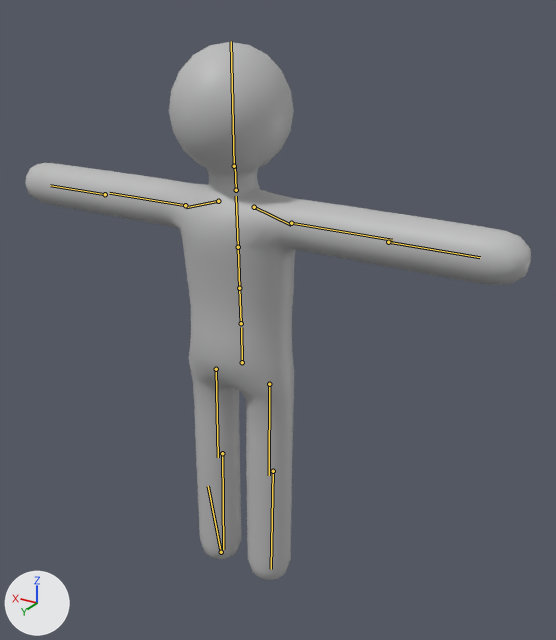
Before and after pictures for a commit that changed the FBX model Assets/Project/_chebuo/Models/human.fbx.
One viewpoint serves both versions: a camera (50 mm lens) standing at (-1.253, 1.867, 1.927) and looking at (-0.058, -0.126, 0.931). The axes (+X, +Y, +Z) are drawn at lower left. The lights are the same throughout. The first picture is the older version. The bones that change, and the others that lie on the model, are drawn over the model as lines.

Names of what the first picture shows: 'SM_StickMan'.
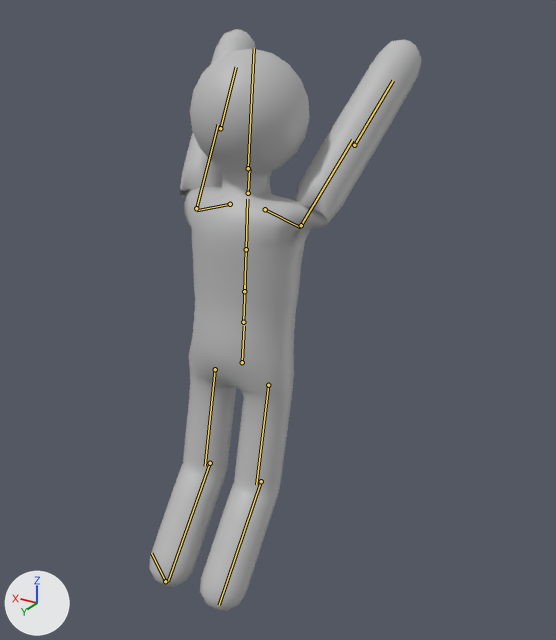
The newer file adds an action. The first version stands in its rest pose; the second is drawn at frame 1 of the action 'Armature|jump_idle'.

Pixel boxes (x1, y1, x2, y2) of what changed, in the pictures (556 x 640 px):
```json
{"object": "SM_StickMan", "change": "posed", "before": [26, 42, 531, 580], "after": [149, 29, 421, 611], "on screen": "46% narrower, 8% taller"}
{"bone": "Root", "before": "(242, 362) to (241, 327)", "after": "(242, 362) to (244, 326)"}
{"bone": "Spine1", "before": "(239, 288) to (238, 247)", "after": "(244, 291) to (246, 249)"}
{"bone": "LeftArm", "before": "(185, 205) to (109, 193)", "after": "(196, 208) to (218, 124)"}
{"bone": "RightArm", "before": "(291, 223) to (392, 240)", "after": "(301, 225) to (352, 140)"}
{"bone": "LeftUpLeg", "before": "(216, 369) to (218, 457)", "after": "(215, 369) to (205, 466)"}
{"bone": "LeftLeg", "before": "(222, 453) to (223, 549)", "after": "(210, 463) to (168, 581)"}
{"bone": "RightUpLeg", "before": "(269, 384) to (269, 475)", "after": "(268, 385) to (256, 484)"}
{"bone": "RightLeg", "before": "(273, 471) to (271, 569)", "after": "(261, 481) to (219, 605)"}
```

The change, as JSON lines over the scene's bpy script:
```json
{"block": "bone_root", "where": "bone_root = bpy.data.objects['Armature'].pose.bones['Root']"}
{"op": "set", "path": "bone_root.rotation_quaternion", "old": "(1.0, 0.0, 0.0, 0.0)", "new": "(0.998, 0.06, 0.0, 0.0)", "note": "degrees (0, 0, 0) -> degrees (7, 0, 0)"}
{"block": "bone_spine1", "where": "bone_spine1 = bpy.data.objects['Armature'].pose.bones['Spine1']  # child of 'Spine'"}
{"op": "set", "path": "bone_spine1.location", "old": "(0.0, 0.0, 0.0)", "new": "(0.0, -2.0, -0.1)"}
{"block": "bone_leftarm", "where": "bone_leftarm = bpy.data.objects['Armature'].pose.bones['LeftArm']  # child of 'LeftShoulder'"}
{"op": "set", "path": "bone_leftarm.rotation_quaternion", "old": "(1.0, 0.0, 0.0, 0.0)", "new": "(-0.245, -0.205, 0.726, -0.609)", "note": "degrees (0, 0, 0) -> degrees (80, -143, 0)"}
{"block": "bone_rightarm", "where": "bone_rightarm = bpy.data.objects['Armature'].pose.bones['RightArm']  # child of 'RightShoulder'"}
{"op": "set", "path": "bone_rightarm.rotation_quaternion", "old": "(1.0, 0.0, 0.0, 0.0)", "new": "(0.245, 0.228, 0.726, -0.601)", "note": "degrees (0, 0, 0) -> degrees (78, 141, -3)"}
{"block": "bone_leftupleg", "where": "bone_leftupleg = bpy.data.objects['Armature'].pose.bones['LeftUpLeg']  # child of 'Root'"}
{"op": "set", "path": "bone_leftupleg.rotation_quaternion", "old": "(1.0, 0.0, 0.0, 0.0)", "new": "(0.999, -0.044, 0.0, 0.0)", "note": "degrees (0, 0, 0) -> degrees (-5, 0, 0)"}
{"block": "bone_leftleg", "where": "bone_leftleg = bpy.data.objects['Armature'].pose.bones['LeftLeg']  # child of 'LeftUpLeg'"}
{"op": "set", "path": "bone_leftleg.rotation_quaternion", "old": "(1.0, 0.0, 0.0, 0.0)", "new": "(0.976, -0.216, 0.0, 0.0)", "note": "degrees (0, 0, 0) -> degrees (-25, 0, 0)"}
{"block": "bone_rightupleg", "where": "bone_rightupleg = bpy.data.objects['Armature'].pose.bones['RightUpLeg']  # child of 'Root'"}
{"op": "set", "path": "bone_rightupleg.rotation_quaternion", "old": "(1.0, 0.0, 0.0, 0.0)", "new": "(0.999, -0.044, 0.0, 0.0)", "note": "degrees (0, 0, 0) -> degrees (-5, 0, 0)"}
{"block": "bone_rightleg", "where": "bone_rightleg = bpy.data.objects['Armature'].pose.bones['RightLeg']  # child of 'RightUpLeg'"}
{"op": "set", "path": "bone_rightleg.rotation_quaternion", "old": "(1.0, 0.0, 0.0, 0.0)", "new": "(0.976, -0.216, 0.0, 0.0)", "note": "degrees (0, 0, 0) -> degrees (-25, 0, 0)"}
```
